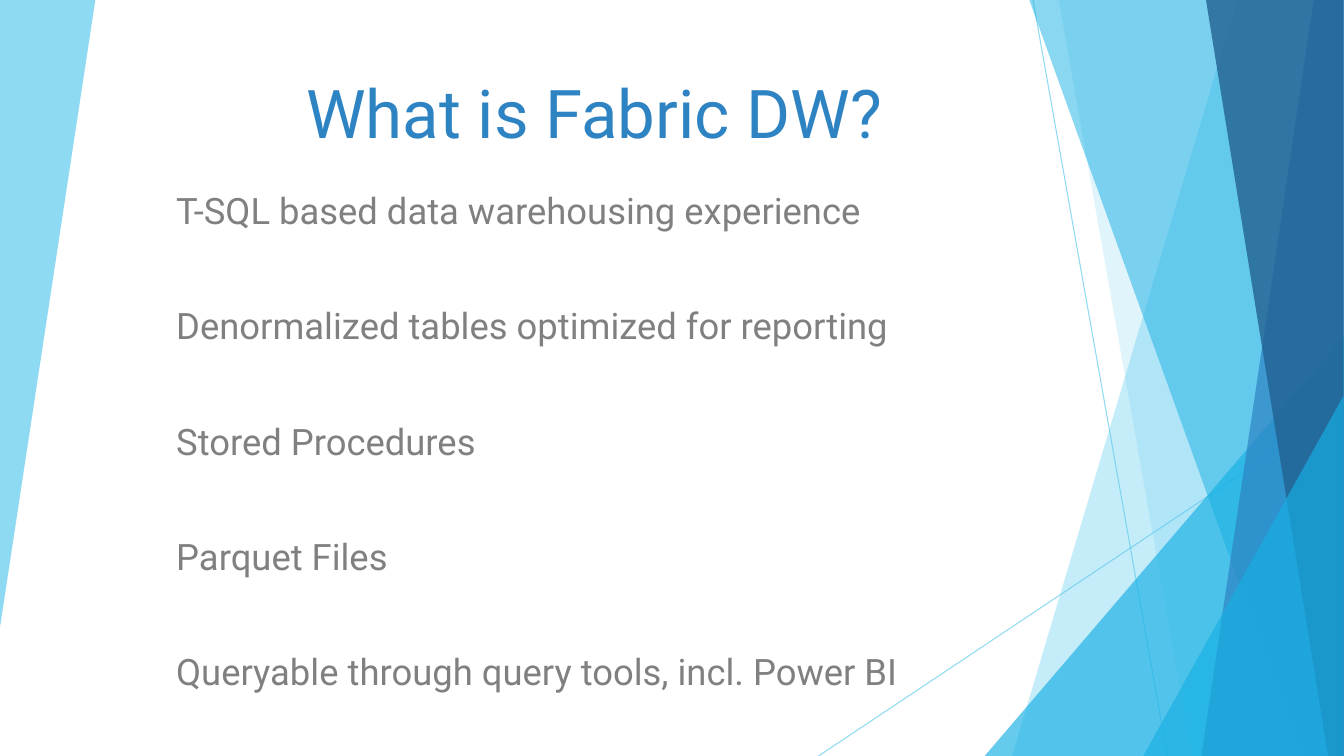
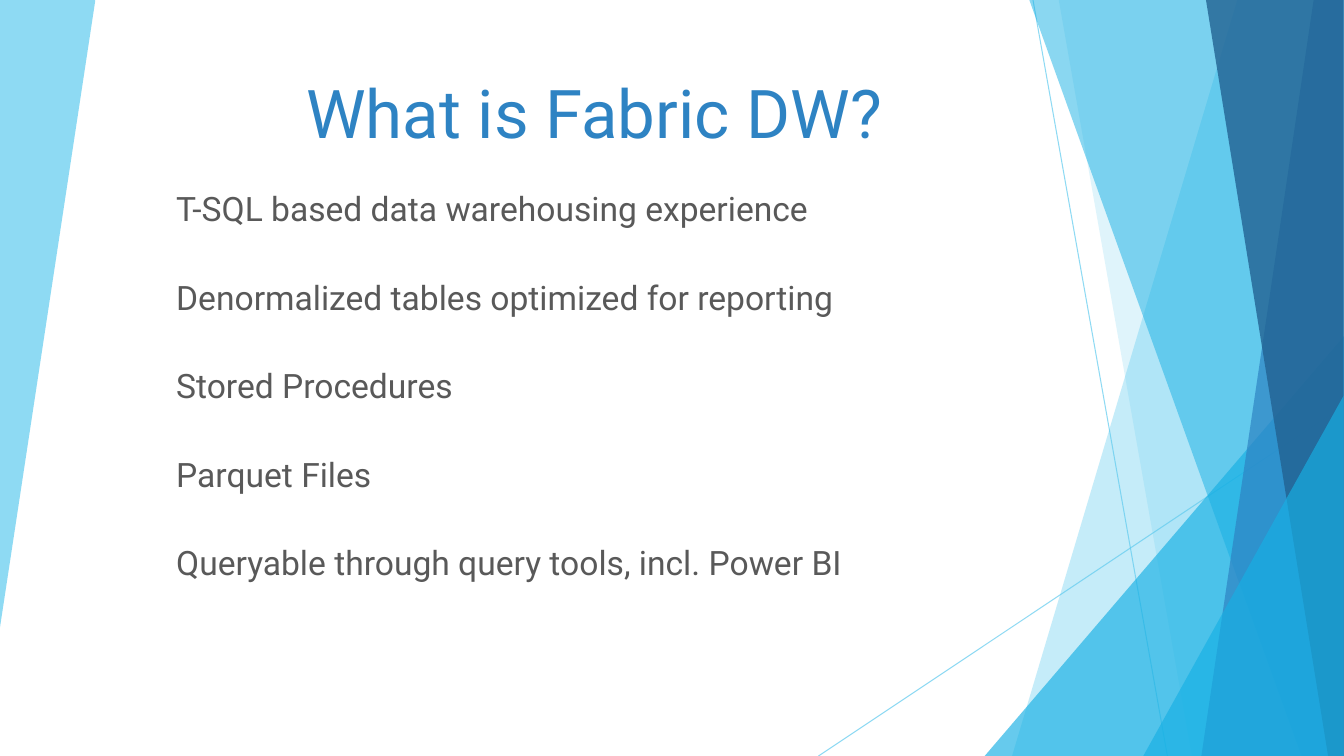
Before and after one commit to DrJekyll325/Presentations, a slide deck: slide 6 of Microsoft Fabric/Tips and Tricks for Microsoft Fabric Data Warehouse/20250717 - Nashville Power BI User Group - Tips and Tricks for Microsoft Fabric Data Warehouse.pptx. Drawn at 1344x756 pixels with LibreOffice and Linux fonts; fonts in the diff are those of the drawing. Boxes give left, top, right and bottom in pixels: in the first picture for what was removed or moved away, otherwise in the second. Text is boxed around its words. In the diff, an @@ line names an element or a change of style, - is before the commit and + after.

Commit message:
Updated for Nashville Power BI User Group

```diff
--- a/Microsoft Fabric/Tips and Tricks for Microsoft Fabric Data Warehouse/20250717 - Nashville Power BI User Group - Tips and Tricks for Microsoft Fabric Data Warehouse.pptx
+++ b/Microsoft Fabric/Tips and Tricks for Microsoft Fabric Data Warehouse/20250717 - Nashville Power BI User Group - Tips and Tricks for Microsoft Fabric Data Warehouse.pptx
@@ subtitle "T-SQL based data warehousing experience" at <box>176,196,842,582</box>: size 26 to 24 pt, text colour #808080 to #595959 @@
```
Also in this commit, not shown: 19 other slides changed, 3 slides added, 1 slide removed.
